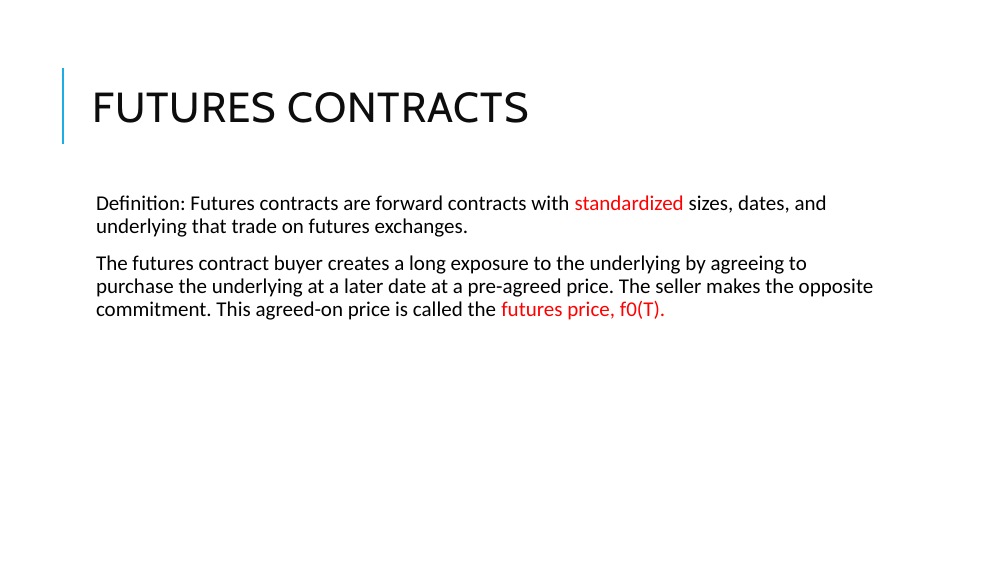
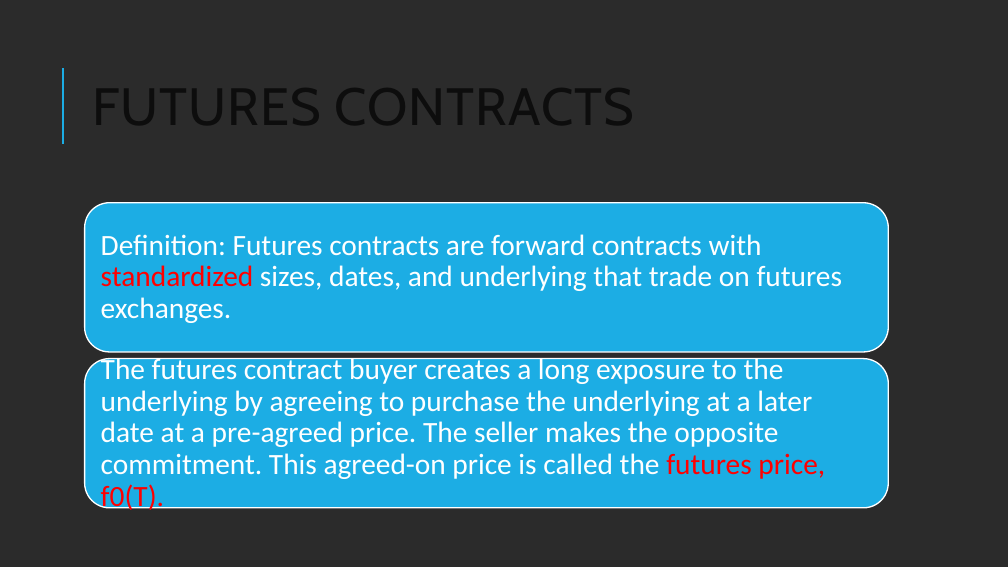
Before and after one commit to Isco0530/data, a slide deck: slide 11 of Derivatives.pptx. Drawn at 1008x567 pixels with LibreOffice and Linux fonts; fonts in the diff are those of the drawing; background and template pictures are left out; a plain dark background stands for a picture behind light text. Boxes give left, top, right and bottom in pixels: in the first picture for what was removed or moved away, otherwise in the second. Text is boxed around its words. In the diff, an @@ line names an element or a change of style, - is before the commit and + after.

```diff
--- a/Derivatives.pptx
+++ b/Derivatives.pptx
@@ background #FFFFFF to picture (left out) @@
@@ title "FUTURES CONTRACTS" at [85,48,889,172]: size 40 to 50 pt @@
@@ rounded rectangle added at [85,203,889,352], fill #1CADE4, outline #FFFFFF 1.25 pt @@
@@ text at [96,195,827,237]: paragraph removed @@
-  Definition: Futures contracts are forward contracts with standardized sizes, dates, and underlying that trade on futures exchanges.
@@ text added at [101,234,843,323], 28 pt, text #FFFFFF @@
+Definition: Futures contracts are forward contracts with standardized sizes, dates, and underlying that trade on futures exchanges.
@@ rounded rectangle added at [85,358,889,507], fill #1CADE4, outline #FFFFFF 1.25 pt @@
@@ text "The futures contract buyer creates ...": place and size @@
-text "The futures contract buyer creates ..." at [96,195,874,320]
+text "The futures contract buyer creates ..." at [101,354,825,513]
@@ text "The futures contract buyer creates ..." at [101,354,825,513]: size 20 to 28 pt, text colour #000000 to #FFFFFF; bullet   to none; less space between paragraphs; vertical alignment top to middle @@
```
Also in this commit, not shown: 9 other slides changed, 1 slide added.
